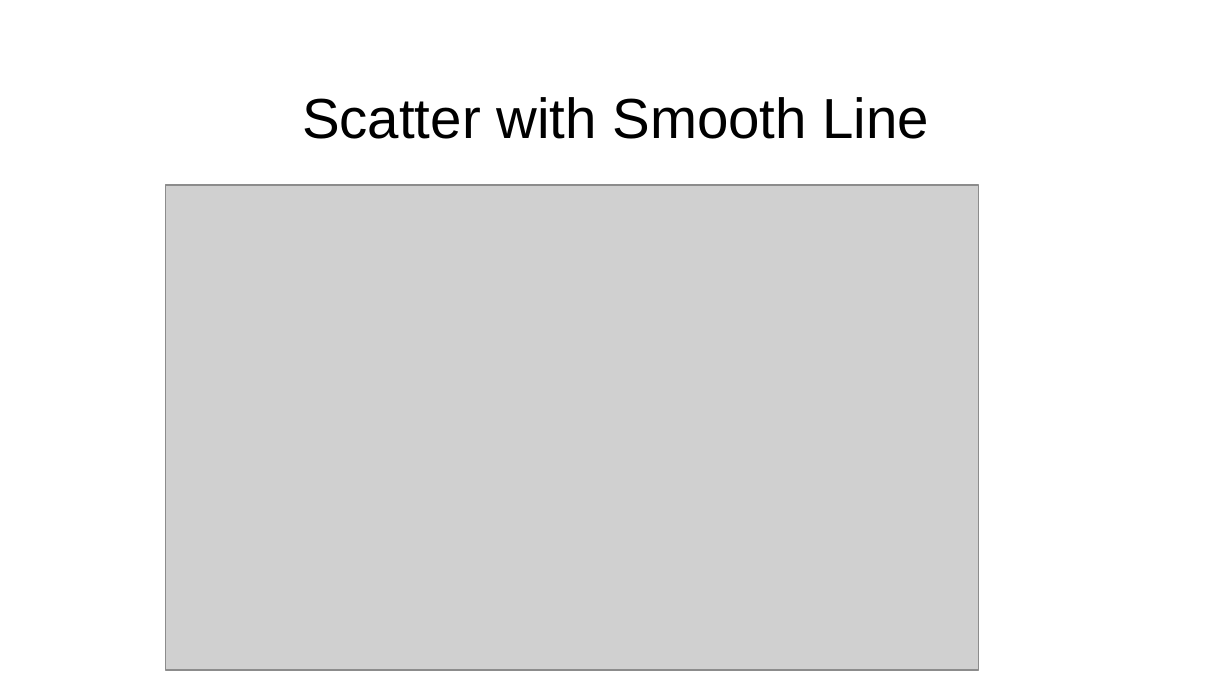
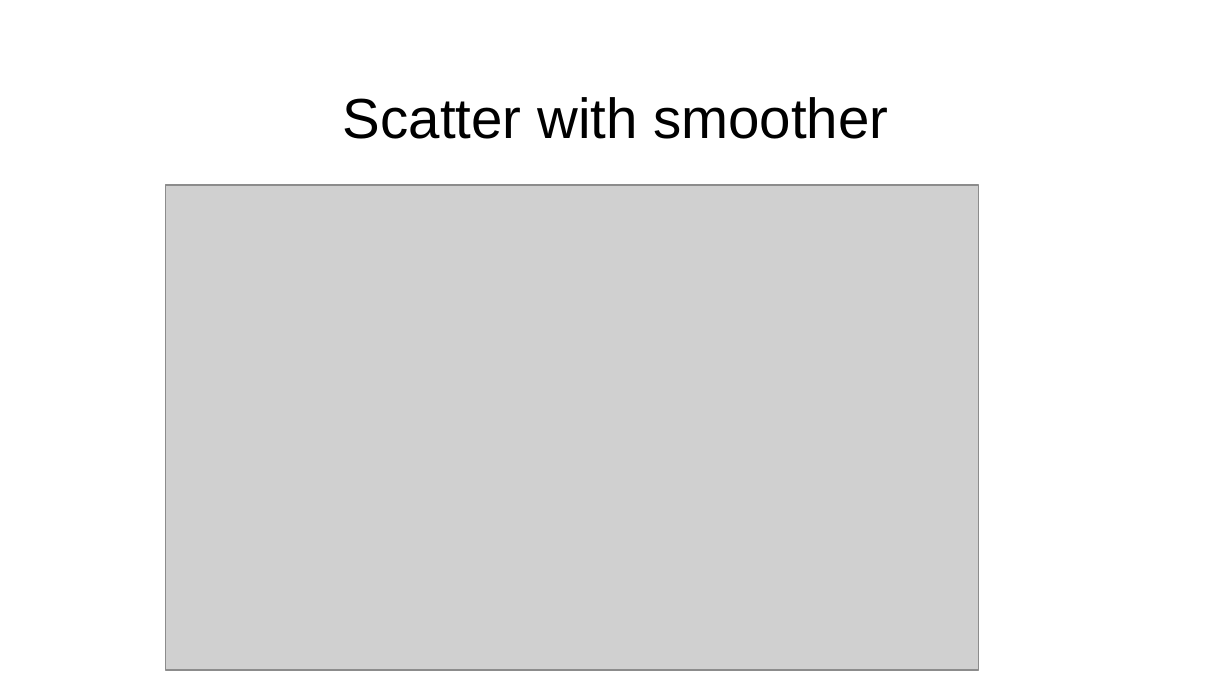
Before and after one commit to gwgarrison/rmoug_2015, a slide deck: slide 19 of garrison_presentation.pptx (slide 18 before the commit). Drawn at 1232x693 pixels with LibreOffice and Linux fonts; fonts in the diff are those of the drawing; grey boxes stand for pictures; background and template pictures are left out. Boxes give left, top, right and bottom in pixels: in the first picture for what was removed or moved away, otherwise in the second. Text is boxed around its words. In the diff, an @@ line names an element or a change of style, - is before the commit and + after.

```diff
--- a/garrison_presentation.pptx
+++ b/garrison_presentation.pptx
@@ title at [343,97,888,139]: text changed @@
-Scatter with Smooth Line
+Scatter with smoother
```
Also in this commit, not shown: 6 other slides changed, 2 slides added, 1 slide removed, 5 other files.
